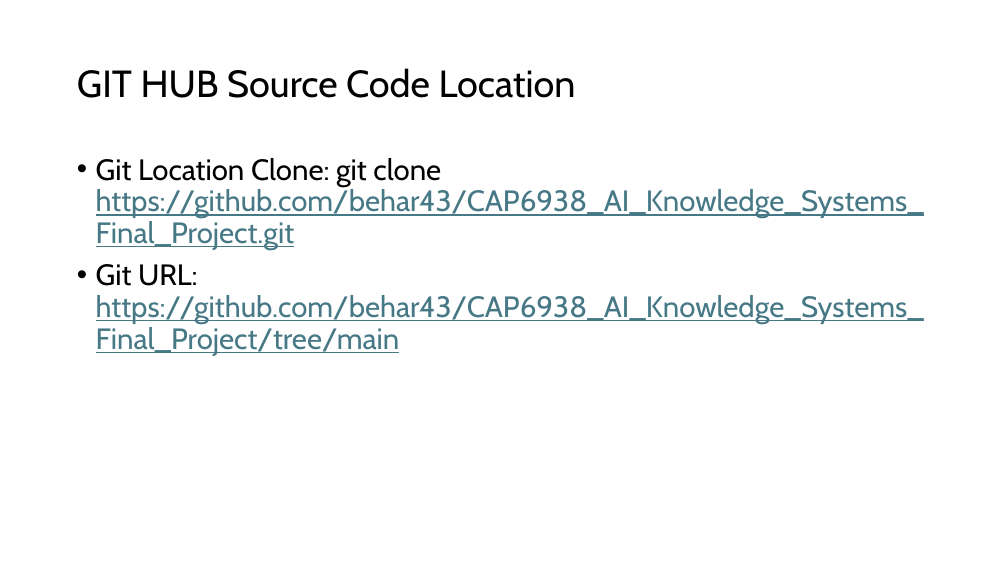
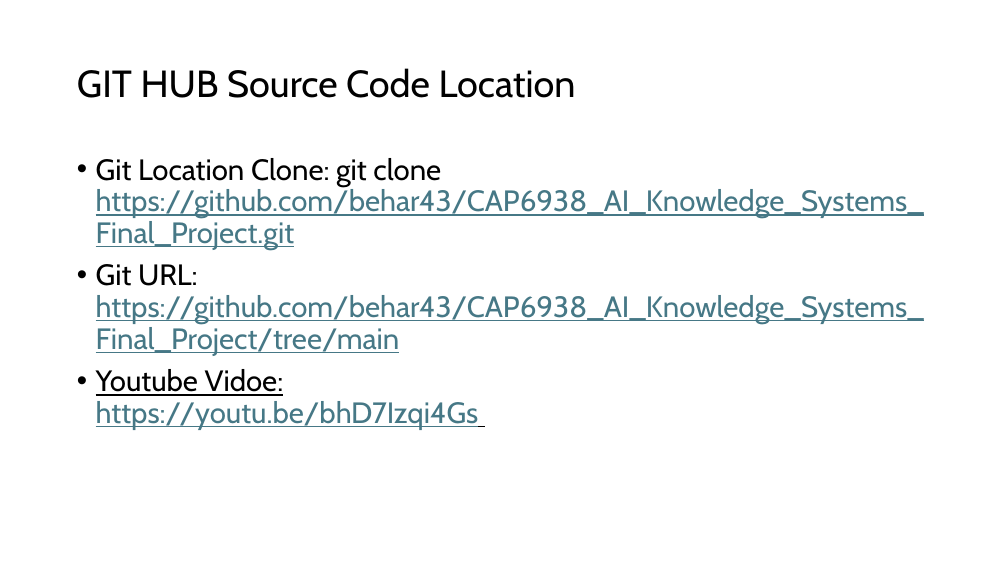
Before and after one commit to behar43/CAP6938_AI_Knowledge_Systems_Final_Project, a slide deck: slide 14 of ben_prishtina_yelpenator_presentation.pptx. Drawn at 1008x567 pixels with LibreOffice and Linux fonts; fonts in the diff are those of the drawing; background and template pictures are left out. Boxes give left, top, right and bottom in pixels: in the first picture for what was removed or moved away, otherwise in the second. Text is boxed around its words. In the diff, an @@ line names an element or a change of style, - is before the commit and + after.

Commit message:
behar: add youtube video to presentation

```diff
--- a/ben_prishtina_yelpenator_presentation.pptx
+++ b/ben_prishtina_yelpenator_presentation.pptx
@@ text at (96, 369, 479, 430): paragraph added @@
+• Youtube Vidoe:
+  https://youtu.be/bhD7Izqi4Gs
```
Also in this commit, not shown: 1 other file.
